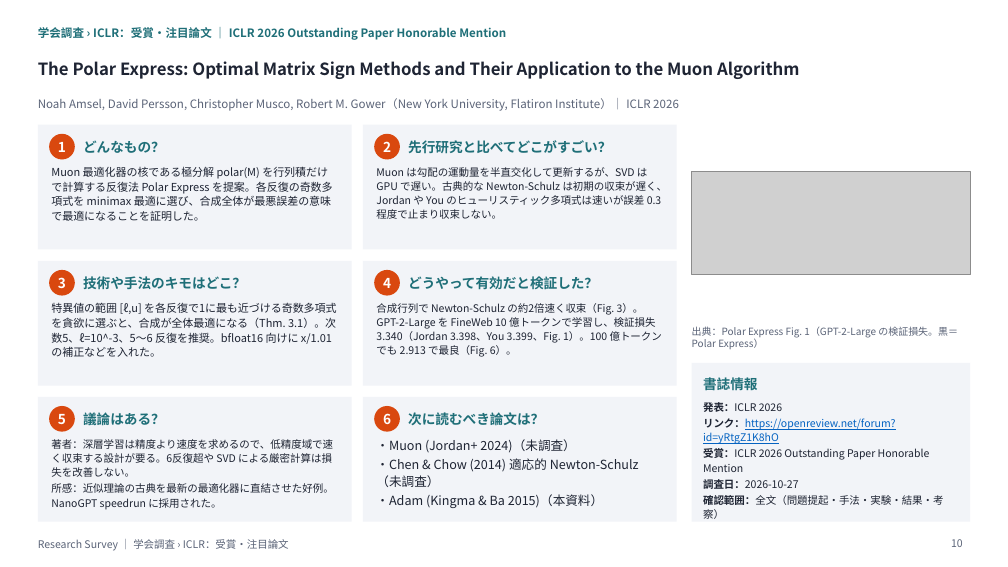
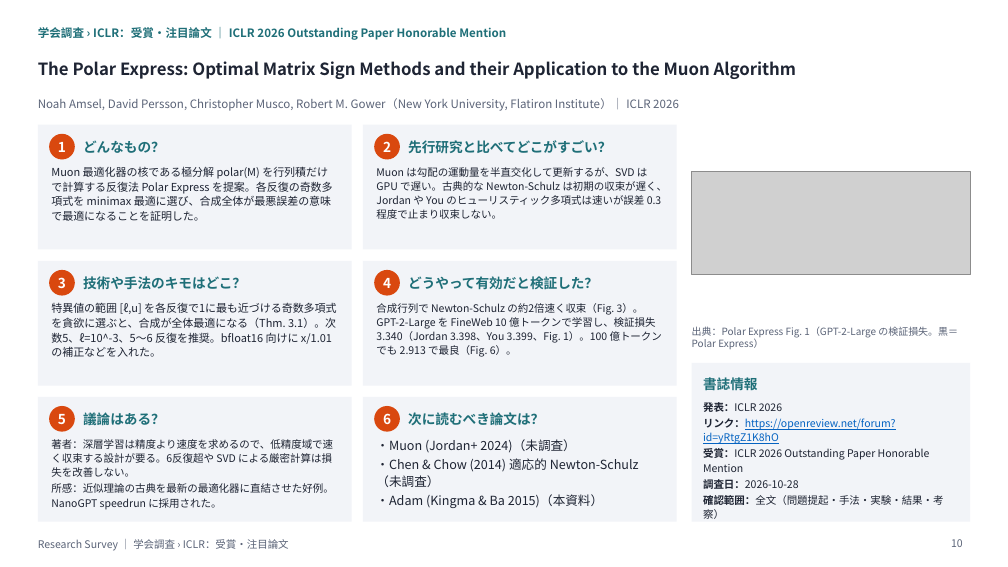
Before and after one commit to create-alt/researches, a slide deck: slide 10 of iclr/iclr.pptx. Drawn at 1008x567 pixels with LibreOffice and Linux fonts; fonts in the diff are those of the drawing; grey boxes stand for pictures. Boxes give left, top, right and bottom in pixels: in the first picture for what was removed or moved away, otherwise in the second. Text is boxed around its words. In the diff, an @@ line names an element or a change of style, - is before the commit and + after.

```diff
--- a/iclr/iclr.pptx
+++ b/iclr/iclr.pptx
@@ text at bbox=[38, 61, 797, 79]: text changed @@
-The Polar Express: Optimal Matrix Sign Methods and Their Application to the Muon Algorithm
+The Polar Express: Optimal Matrix Sign Methods and their Application to the Muon Algorithm
@@ text at bbox=[703, 479, 799, 489]: text changed @@
-調査日：2026-10-27
+調査日：2026-10-28
```
Also in this commit, not shown: 19 other slides changed, 8 slides added, 27 other files.
